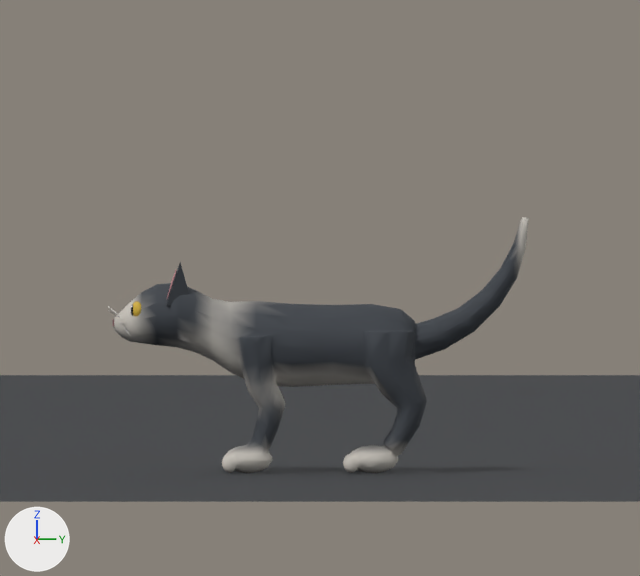
Before and after pictures for a commit that changed the Blender file models/cat/out/Cat.blend.
Camera for both pictures: the file's camera 'Camera'. The axes (+X, +Y, +Z) are drawn at lower left. The lights are the same throughout. The picture after the commit comes second.

The first picture shows 'Cat', 'StudioFloor'.
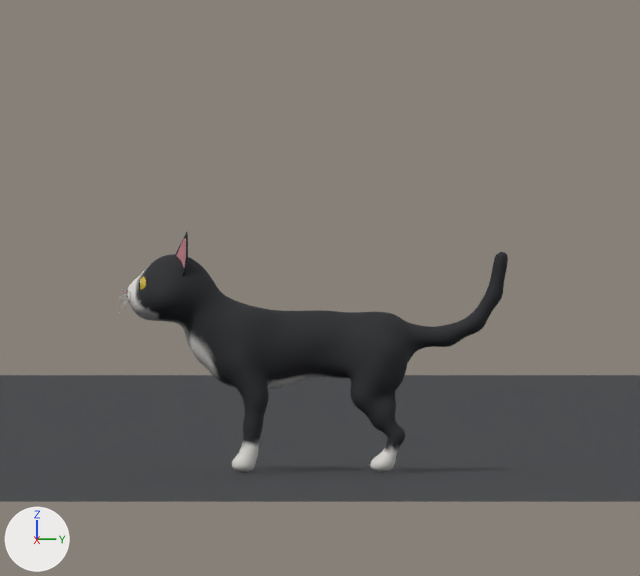
What differs and where, as boxes (x1, y1, x2, y2) in the pictures (640 x 576 px):
'Cat', reshaped (8% narrower, 6% shorter)
    before: (108, 217, 529, 473)
    after: (119, 232, 508, 472)
part 1 of me_catbody, rebuilt (8% narrower, 14% shorter)
    before: (114, 217, 529, 473)
    after: (127, 252, 508, 472)
part 2 of me_catbody, deleted
    before: (113, 301, 141, 336)
part 3 of me_catbody, built on
    before: (108, 263, 189, 318)
    after: (119, 232, 188, 311)

Diff of the bpy script that builds the scene:
```diff
--- a/models/cat/out/Cat.blend.py
+++ b/models/cat/out/Cat.blend.py
@@ me_catbody @@
 # used by ob_cat; location = (0.0, 0.0, 0.0)
-me_catbody.from_pydata(...)  # 2668 vertices, 4861 faces; spans x -0.126..0.126, y -0.394..0.428, z 0.0..0.499
+me_catbody.from_pydata(...)  # 6151 vertices, 6220 faces; spans x -0.08..0.08, y -0.374..0.387, z 0.001..0.469
+# me_catbody part 1: the loose piece of 2252 vertices spanning x -0.115..0.114, y -0.382..0.428, z 0.0..0.499 is rebuilt with 4729 vertices and now spans x -0.077..0.077, y -0.357..0.387, z 0.001..0.431
+# me_catbody part 2: 14 loose pieces with 384 vertices, spanning x -0.126..0.126, y -0.385..-0.327, z 0.27..0.336, are deleted
+# me_catbody part 3: 32 vertices removed from x -0.118..0.118, y -0.394..-0.23, z 0.302..0.41; 1422 vertices added at x -0.08..0.08, y -0.374..-0.238, z 0.314..0.469
 me_catbody.materials.append(mat_cat_furvc)
```
